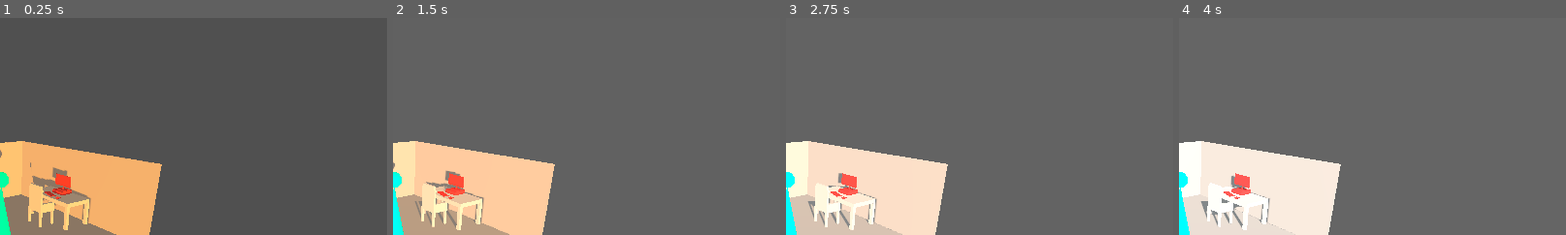
Above: before the commit, frames 1-4 (left to right).
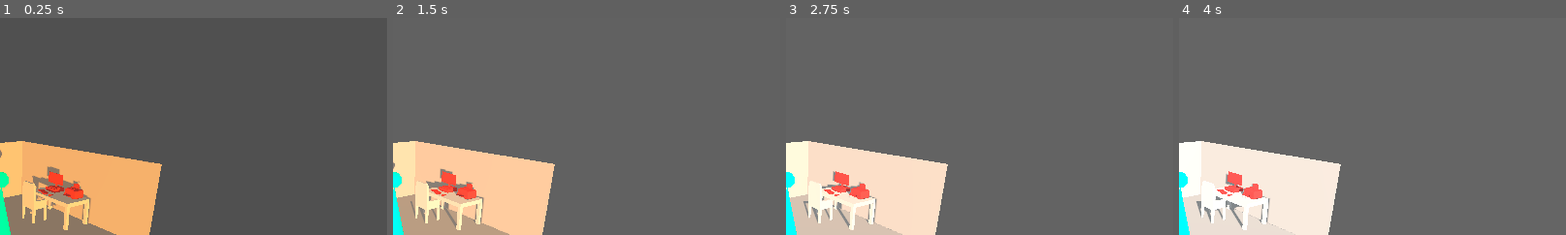
Above: after the commit, the same moments.

Repository: Nanito111/CAPSTONE_002D
Game: Godot game, scene res://scenes/main.tscn
The game is run twice, just before and just after one commit, with the same random seed, the same clock (stepped at 60 frames per second) and the same inputs.
Inputs:
- Up to frame 1 (0.25 s): no input
- Up to frame 2 (1.5 s): no input
- Up to frame 3 (2.75 s): tap Enter at 2 s
- Up to frame 4 (4 s): tap Space at 2.75 s
The pictures show only the part of the screen within x 50-100%, y 9-59%; the shares and areas given below are measured in that part.

The runs differ from the first frame. In frame 1, 1.3% of the frame differs, in the area x 5-22%, y 66-97%; in frame 2, 1.4%; in frame 3, 1.4%, in the area x 4-22%, y 70-97%; in frame 4, 1.4%.

Commit message:
ADD: consumo basico de dispositivo
se simula el consumo de un dispositivo sin bateria cuando esta en idle y
en uso, se mide el consumo por cada segundo pasado

Diff:
--- a/simulation/assets/devices/data/Computador.tres
+++ b/simulation/assets/devices/data/Computador.tres
@@ -5,8 +5,8 @@
 [resource]
 script = ExtResource("1_to6bb")
 name = "Computadora"
-power_watts = 65
-consumption_ws = 234000
+consumption_in_use = 300.0
+consumption_in_idle = 75.0
 has_low_consumption_mode = true
 has_sleep_mode = true
 has_battery = false
--- a/simulation/assets/devices/data/Monitor.tres
+++ b/simulation/assets/devices/data/Monitor.tres
@@ -5,8 +5,8 @@
 [resource]
 script = ExtResource("1_yvu2t")
 name = "Monitor"
-power_watts = 25
-consumption_ws = 90000
+consumption_in_use = 30.0
+consumption_in_idle = 10.0
 has_low_consumption_mode = true
 has_sleep_mode = true
 has_battery = false
--- a/simulation/code/daynight.gd
+++ b/simulation/code/daynight.gd
@@ -15,7 +15,8 @@
 var current_day_state: DayStates = DayStates.DAY
 
 var current_half_time_percentage:float
-var seconds_in_day:float
+var day_in_seconds:float
+var hour_in_seconds:float
 var day_passed:int = 0
 
 # current daytime
@@ -27,19 +28,24 @@
 var next_half_hour_in_seconds: float
 signal at_half_hour(half_hour_count:int)
 
+var simulation_second_in_seconds:float
+var next_simulation_second_in_seconds: float
+signal a_second_has_passed()
+
 func get_today_datetime_at_zero():
 	return Time.get_unix_time_from_datetime_dict(Time.get_date_dict_from_system(true))
 
 
 func get_current_day_seconds():
 	if (Globals.test_environment):
-		current_daytime_seconds = clampf(current_daytime_seconds + get_physics_process_delta_time(), 0, seconds_in_day)
+		current_daytime_seconds = clampf(current_daytime_seconds + get_physics_process_delta_time(), 0, day_in_seconds)
 		return
-	current_daytime_seconds = clampf(Time.get_unix_time_from_system() - real_today_unix_time, 0, seconds_in_day)
+	current_daytime_seconds = clampf(Time.get_unix_time_from_system() - real_today_unix_time, 0, day_in_seconds)
 
 
 func reset_day_time():
 	next_half_hour_in_seconds = half_hour_in_seconds
+	next_simulation_second_in_seconds = simulation_second_in_seconds
 	current_daytime_seconds = 0
 
 	if (not Globals.test_environment):
@@ -52,22 +58,39 @@
 		half_hour += 1
 	return clampi(half_hour, 0, COUNT_HALF_HOUR_IN_DAY)
 
-
 func set_next_half_hour_in_seconds():
 	next_half_hour_in_seconds = get_current_or_next_half_hour_count(true) * half_hour_in_seconds
-	next_half_hour_in_seconds = clampf(next_half_hour_in_seconds, 0, seconds_in_day)
+	next_half_hour_in_seconds = clampf(next_half_hour_in_seconds, 0, day_in_seconds)
 
 
 func set_half_hour():
 	at_half_hour.emit(get_current_or_next_half_hour_count())
-	printt(current_daytime_seconds, next_half_hour_in_seconds)
+	# printt(current_daytime_seconds, next_half_hour_in_seconds)
 	set_next_half_hour_in_seconds()
+
+
+func get_current_or_next_second_count(next:bool = false):
+	var second: int = floori(current_daytime_seconds / simulation_second_in_seconds)
+	if next:
+		second += 1
+	return clampi(second, 0, REAL_DAY_IN_SECONDS)
+
+
+func set_next_simulation_second_in_seconds():
+	next_simulation_second_in_seconds = get_current_or_next_second_count(true) * simulation_second_in_seconds
+	next_simulation_second_in_seconds = clampf(next_simulation_second_in_seconds, 0, day_in_seconds)
+
+
+func set_simulation_second():
+	a_second_has_passed.emit()
+	printt(current_daytime_seconds, next_simulation_second_in_seconds)
+	set_next_simulation_second_in_seconds()
 
 
 func calculate_time_variables():
 	get_current_day_seconds()
 
-	var half_day:float = seconds_in_day * 0.5
+	var half_day:float = day_in_seconds * 0.5
 
 	if (current_day_state == DayStates.NIGHT and current_daytime_seconds < half_day):
 		current_day_state = DayStates.DAY
@@ -80,11 +103,14 @@
 	current_half_time_percentage = current_daytime_seconds / half_day - current_day_state
 	current_half_time_percentage = clampf(current_half_time_percentage, 0, 1)
 
+	if (current_daytime_seconds >= next_simulation_second_in_seconds):
+		set_simulation_second()
+
 	# es media hora
 	if (current_daytime_seconds >= next_half_hour_in_seconds):
 		set_half_hour()
 
-	if (current_daytime_seconds == seconds_in_day):
+	if (current_daytime_seconds == day_in_seconds):
 		reset_day_time()
 
 
@@ -119,14 +145,16 @@
 	current_half_time_percentage = 0
 
 	if (Globals.test_environment):
-		seconds_in_day = max_day_minutes * 60
+		day_in_seconds = max_day_minutes * 60
 	else:
-		seconds_in_day = REAL_DAY_IN_SECONDS
+		day_in_seconds = REAL_DAY_IN_SECONDS
 		real_today_unix_time = get_today_datetime_at_zero()
 		current_daytime_seconds = Time.get_unix_time_from_system() - real_today_unix_time
 
-	half_hour_in_seconds = seconds_in_day / COUNT_HALF_HOUR_IN_DAY
+	half_hour_in_seconds = day_in_seconds / COUNT_HALF_HOUR_IN_DAY
 	set_next_half_hour_in_seconds()
+	hour_in_seconds = day_in_seconds / 24
+	simulation_second_in_seconds = day_in_seconds / REAL_DAY_IN_SECONDS
 
 
 func _process(_delta):
--- a/simulation/code/device.gd
+++ b/simulation/code/device.gd
@@ -2,16 +2,44 @@
 extends Node3D
 
 @export var device_data: DeviceData
-# @onready var device_mesh_parent: Node3D = get_node("mesh")
 var is_being_use: bool
+var current_energy_consumption: float
+
 
 func start_using():
 	is_being_use = true
 	prints("start using device ", device_data.name)
 
+
 func stop_using():
 	is_being_use = false
 	prints("stop using device ", device_data.name)
 
+
+func jitter_value(value:float):
+	var jitter_range = value * 0.1
+	var jitter:float = randf_range(-jitter_range, jitter_range) + value
+	return jitter
+
+
+func consumption_in_idle():
+	current_energy_consumption = jitter_value(device_data.consumption_in_idle) / DayNight.hour_in_seconds
+
+	prints("Device", device_data.name, "is idle, energy consumed in this second:", current_energy_consumption, "Watts")
+
+
+func consumption_in_use():
+	current_energy_consumption = jitter_value(device_data.consumption_in_use) / DayNight.hour_in_seconds
+	current_energy_consumption *= get_physics_process_delta_time()
+
+
+func set_consumption():
+	if (is_being_use):
+		consumption_in_use()
+	else:
+		consumption_in_idle()
+
+
 func _ready():
 	self.name = device_data.name
+	DayNight.a_second_has_passed.connect(set_consumption)
--- a/simulation/code/device_data.gd
+++ b/simulation/code/device_data.gd
@@ -4,8 +4,11 @@
 @export var name: String
 
 @export_group("Consumption")
-@export_range(0, 3000, 1, "or_greater") var power_watts: int = 0
-@export_range(0, 1000000, 1,"or_greater") var consumption_ws: int = 0
+
+# values are in kWh
+@export_range(0, 10, 0.001, "or_greater") var consumption_in_use: float = 0
+@export_range(0, 10, 0.001, "or_greater") var consumption_in_idle: float = 0
+
 @export var has_low_consumption_mode: bool = false
 @export var has_sleep_mode: bool = false
 
--- a/simulation/code/task.gd
+++ b/simulation/code/task.gd
@@ -23,7 +23,7 @@
 	# doing task
 	var timeout_minutes = randf_range(task_duration_range_in_minutes.x, task_duration_range_in_minutes.y)
 	# convert minutes with seconds in a day
-	var timeout_seconds = (timeout_minutes * 60) * (DayNight.seconds_in_day / DayNight.REAL_DAY_IN_SECONDS)
+	var timeout_seconds = (timeout_minutes * 60) * (DayNight.day_in_seconds / DayNight.REAL_DAY_IN_SECONDS)
 
 	prints("doing my task for", timeout_seconds, "seconds")
 	task_timer = user_instance.get_tree().create_timer(timeout_seconds)
--- a/simulation/scenes/room_A.tscn
+++ b/simulation/scenes/room_A.tscn
@@ -11,6 +11,7 @@
 [ext_resource type="Script" path="res://code/device.gd" id="8_a06ne"]
 [ext_resource type="Resource" uid="uid://c02cvhkx1vctg" path="res://assets/devices/data/Computador.tres" id="9_stj1p"]
 [ext_resource type="Resource" uid="uid://ch5jkawki57nx" path="res://assets/devices/data/Monitor.tres" id="11_xevnh"]
+[ext_resource type="PackedScene" uid="uid://c1aocntf45fv3" path="res://assets/devices/meshes/impresora.glb" id="12_nun52"]
 
 [sub_resource type="NavigationMesh" id="NavigationMesh_jidpr"]
 vertices = PackedVector3Array(-2, 0.499678, -2, -2, 0.499678, -1.25, -1.5, 0.499678, -1.25, -1.5, 0.499678, 1.25, -2, 0.499678, 1.25, -2, 0.499678, 2, -1.25, 0.499678, -0.5, -0.75, 0.499678, -0.25, -0.75, 0.499678, 0.5, 2.25, 0.499678, 2, 2.25, 0.499678, -2)
@@ -39,14 +40,17 @@
 skeleton = NodePath("../..")
 
 [node name="silla_simple_brazos" parent="NavigationRegion3D" instance=ExtResource("4_8pqco")]
-transform = Transform3D(-4.37114e-08, 0, 1, 0, 1, 0, -1, 0, -4.37114e-08, -1.35919, 0, 0.0290444)
+transform = Transform3D(-4.37114e-08, 0, 1, 0, 1, 0, -1, 0, -4.37114e-08, -1.35919, 0, 0.329044)
 
 [node name="computador" parent="NavigationRegion3D" instance=ExtResource("5_ahrtx")]
-transform = Transform3D(-4.37114e-08, 0, -1, 0, 1, 0, 1, 0, -4.37114e-08, -2.1495, 0.749598, 0.0411874)
+transform = Transform3D(-4.37114e-08, 0, -1, 0, 1, 0, 1, 0, -4.37114e-08, -2.1495, 0.749598, 0.341187)
 script = ExtResource("8_a06ne")
 device_data = ExtResource("9_stj1p")
 
 [node name="monitor" parent="NavigationRegion3D" instance=ExtResource("6_5qyi0")]
-transform = Transform3D(-4.37114e-08, 0, -1, 0, 1, 0, 1, 0, -4.37114e-08, -2.15841, 0.85558, 0.0153636)
+transform = Transform3D(-4.37114e-08, 0, -1, 0, 1, 0, 1, 0, -4.37114e-08, -2.15841, 0.85558, 0.315364)
 script = ExtResource("8_a06ne")
 device_data = ExtResource("11_xevnh")
+
+[node name="impresora" parent="." instance=ExtResource("12_nun52")]
+transform = Transform3D(-4.37114e-08, 0, -1, 0, 1, 0, 1, 0, -4.37114e-08, -2.13072, 0.753929, -0.335645)
Not shown: 1 places in simulation/scenes/room_A.tscn that only renumber resources
